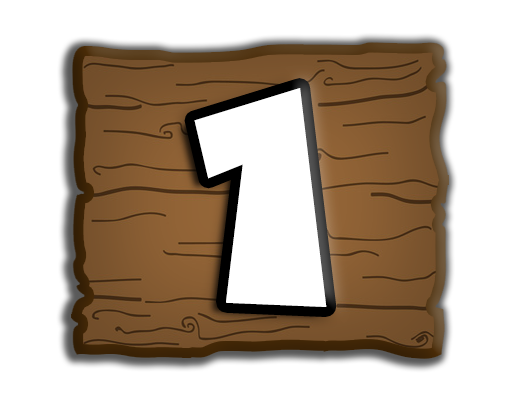
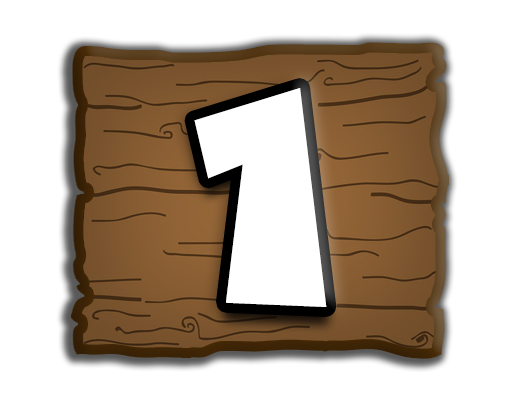
Revision of a layered 520px x 400px image; what changed, layer by layer:
pixels changed over (x1=177, y1=120, x2=336, y2=333) (layer not identified)
